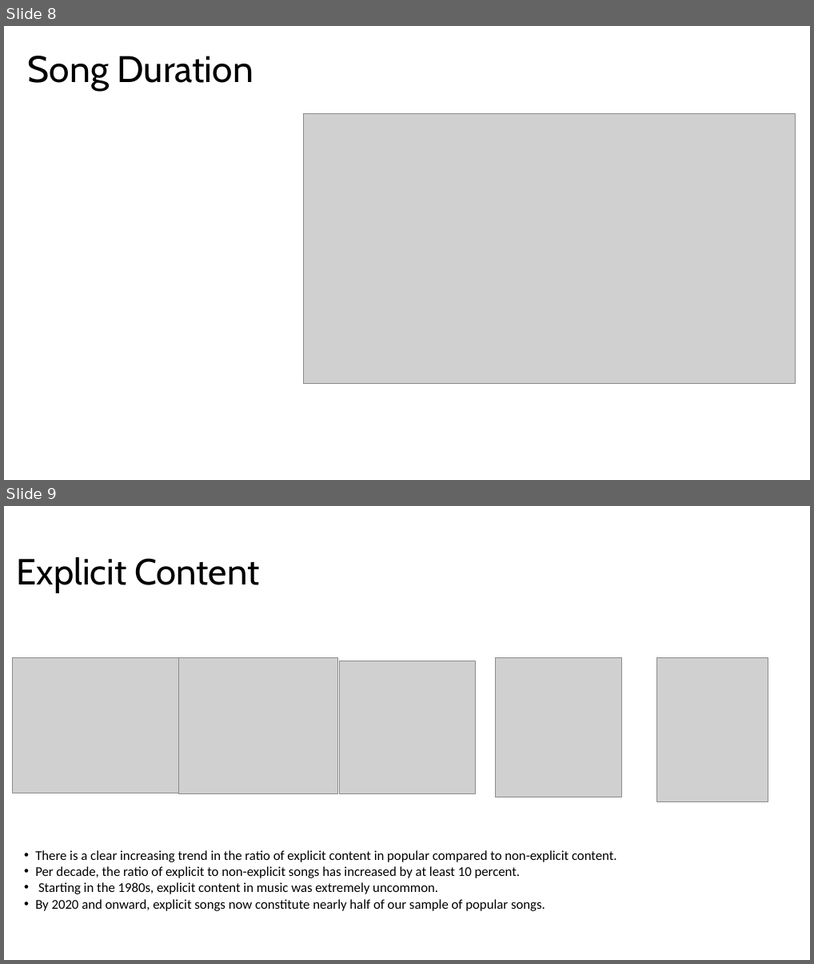
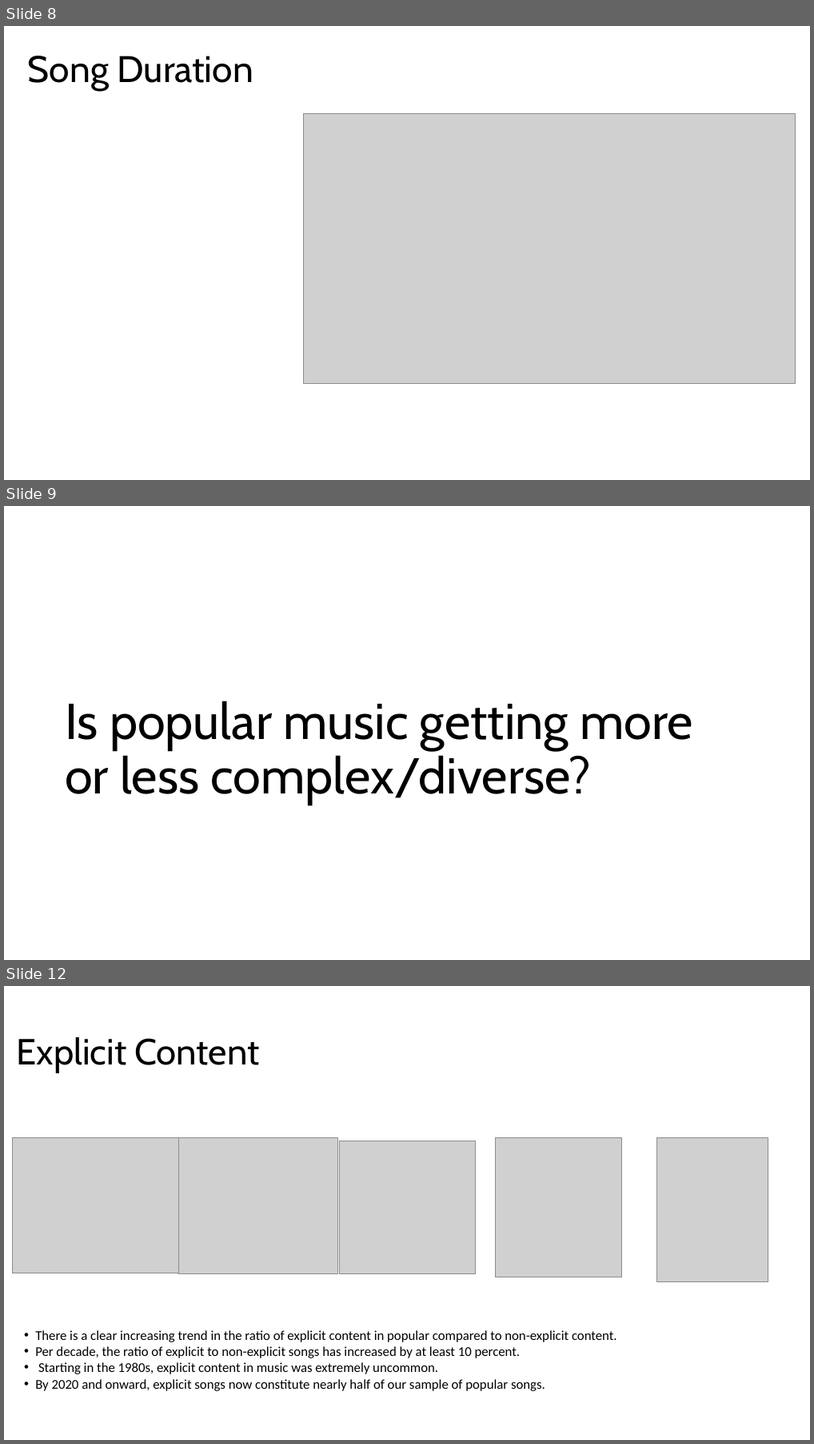
Before and after one commit to Ebauer286/Project_1, a slide deck: Project1- Popular Music Analysis.pptx. Shown one above the other, each under a label of ours: slides 8 and 9 before the commit, slides 8, 9 and 12 after it; the slides between them are not shown. The pictures are 814x964 and 814x1444 pixels, drawn with LibreOffice and Linux fonts; fonts in the diff are those of the drawing; grey boxes stand for pictures. Boxes give left, top, right and bottom in pixels: in the first picture for what was removed or moved away, otherwise in the second. Text is boxed around its words. In the diff, an @@ line names an element or a change of style, - is before the commit and + after.

```diff
--- a/Project1- Popular Music Analysis.pptx
+++ b/Project1- Popular Music Analysis.pptx
@@ slide 9 added at (x1=4, y1=506, x2=810, y2=960), background #FFFFFF @@
@@ title added at (x1=65, y1=700, x2=694, y2=805), 60 pt, text #000000 @@
+Is popular music getting more or less complex/diverse?
@@ what was slide 9 is now slide 12 @@
```
Also in this commit, not shown: 2 other slides added, 14 other files.
